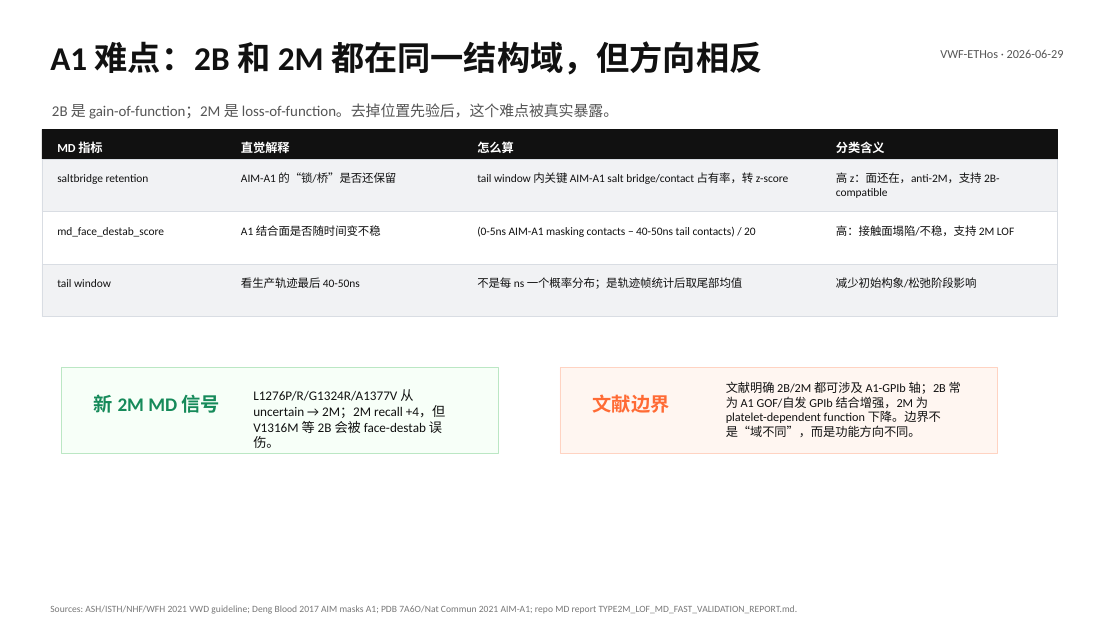
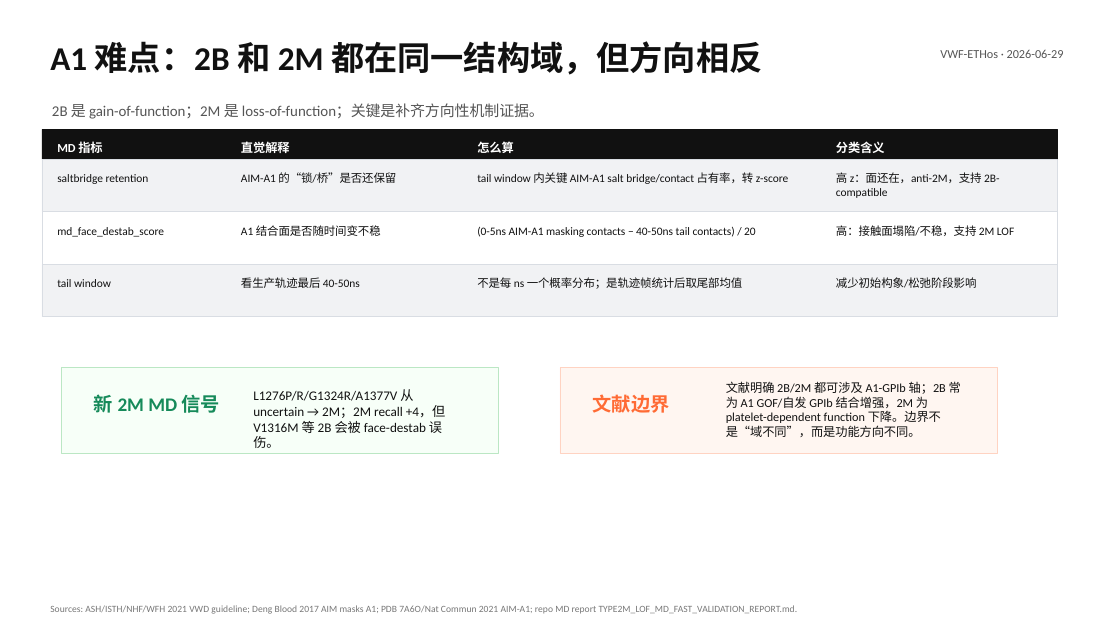
Before and after one commit to LukaDD7/VWF-ETHos, a slide deck: slide 12 of outputs/vwd_mechanism_driven_agentic_diagnosis_2026-06-29.pptx (slide 11 before the commit). Drawn at 1120x630 pixels with LibreOffice and Linux fonts; fonts in the diff are those of the drawing. Boxes give left, top, right and bottom in pixels: in the first picture for what was removed or moved away, otherwise in the second. Text is boxed around its words. In the diff, an @@ line names an element or a change of style, - is before the commit and + after.

Commit message:
clean presentation wording and document thresholds

```diff
--- a/outputs/vwd_mechanism_driven_agentic_diagnosis_2026-06-29.pptx
+++ b/outputs/vwd_mechanism_driven_agentic_diagnosis_2026-06-29.pptx
@@ text at (x1=52, y1=104, x2=544, y2=119): text changed @@
-2B 是 gain-of-function；2M 是 loss-of-function。去掉位置先验后，这个难点被真实暴露。
+2B 是 gain-of-function；2M 是 loss-of-function；关键是补齐方向性机制证据。
```
Also in this commit, not shown: 5 other slides changed, 1 slide added, 2 other files.
